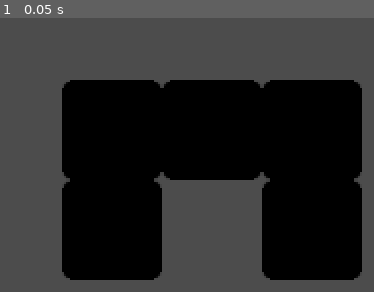
Above: before the commit, frame 1.
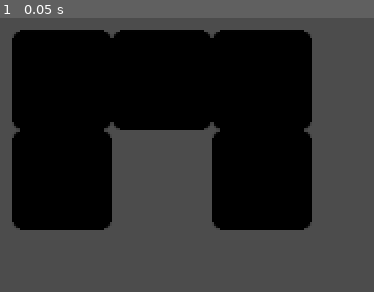
Above: after the commit, the same moment.

Repository: danboo/GodotBleedingShadows
Game: Godot game, scene res://DefaultViewport.tscn
Two runs of this game, one before a commit and one after it. Both use one fixed random seed, a clock stepped at 60 frames per second and the inputs below. The engine's default icon, where the game draws it, is replaced by a stand-in: a white triangle on a blue panel in a dark square.
Inputs:
- Up to frame 1 (0.05 s): no input

The runs differ from the first frame. In frame 1, 49% of the frame differs, in the area x 3-97%, y 4-96%.

Commit message:
Update Tile.tscn

Diff:
--- a/Tile.tscn
+++ b/Tile.tscn
@@ -10,7 +10,6 @@
 [node name="Sprite" type="Sprite" parent="."]
 modulate = Color( 0, 0, 0, 1 )
 texture = ExtResource( 1 )
-centered = false
 
 [node name="LightOccluder2D" type="LightOccluder2D" parent="Sprite"]
 occluder = SubResource( 1 )
